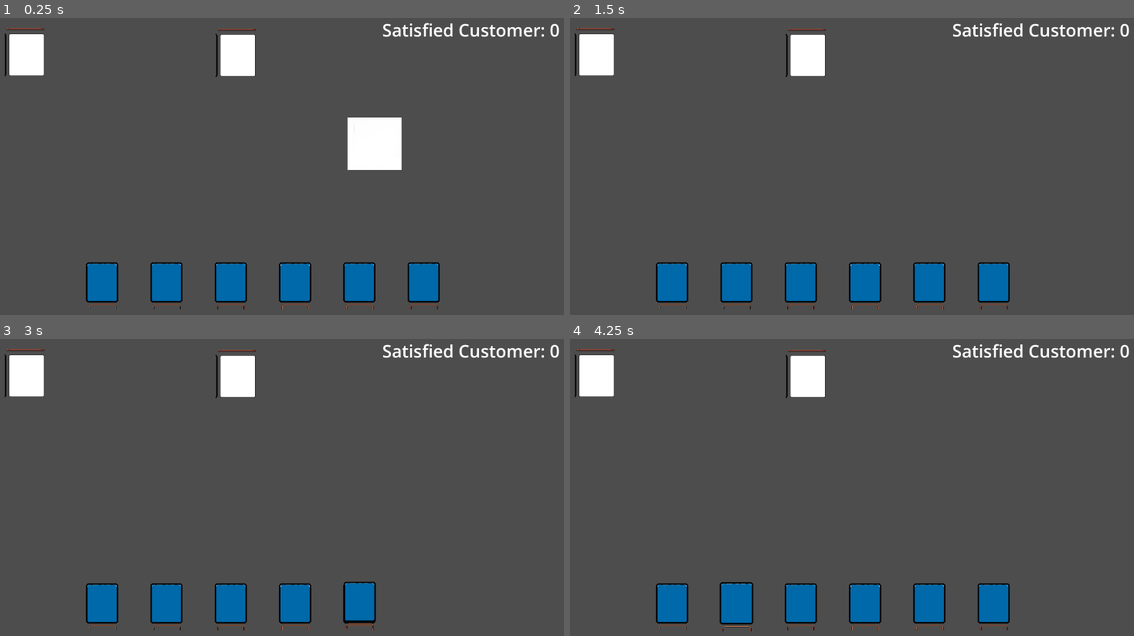
Above: before the commit, frames 1-4 (two rows, left to right).
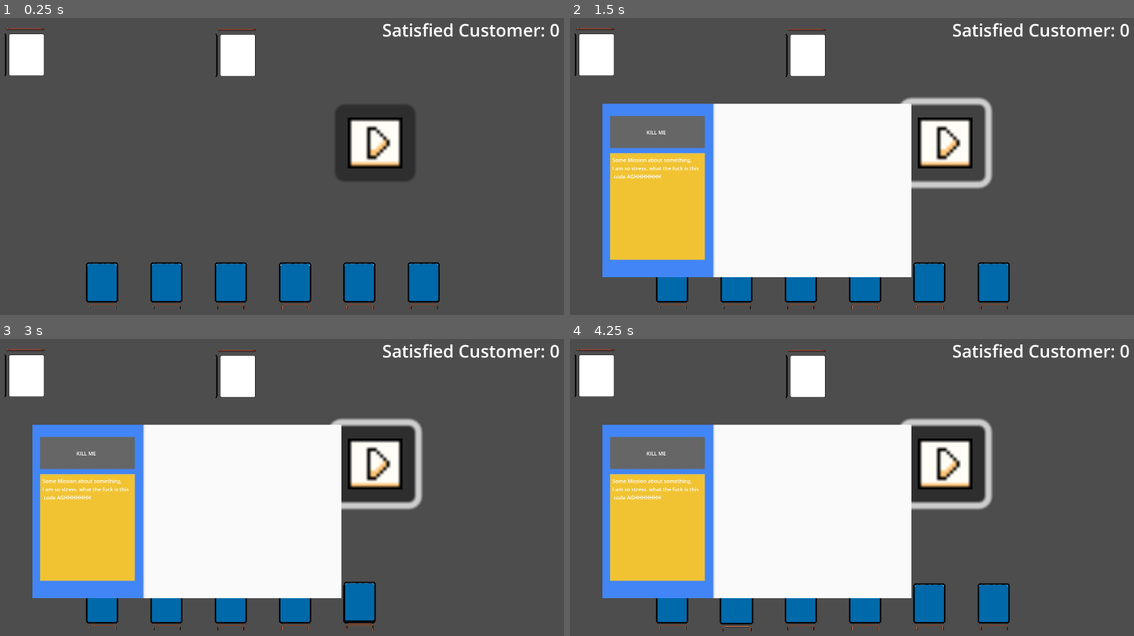
Above: after the commit, the same moments.

Repository: zewezz/1.5
Game: Godot game, scene res://scene/main.tscn
Two runs of this game, one before a commit and one after it. Both use one fixed random seed, a clock stepped at 60 frames per second and the inputs below.
Inputs (mouse positions are in pixels of both pictures, inside the frame that each line leads up to):
- Up to frame 1 (0.25 s): no input
- Up to frame 2 (1.5 s): click (947, 142) at 0.52 s; click (947, 142) at 1.27 s
- Up to frame 3 (3 s): click (377, 463) at 2.02 s; tap Enter at 2.75 s; drag from (423, 603) to (231, 603) at 2.77 s
- Up to frame 4 (4.25 s): drag from (930, 603) to (733, 603) at 3.52 s

The runs differ from the first frame. In frame 1, 2.8% of the frame differs, in the area x 59-74%, y 29-55%; in frame 2, 35%; in frame 3, 36%, in the area x 5-75%, y 26-88%; in frame 4, 36%.
Error before the commit: Invalid assignment of property or key 'inhand_pos' with value of type 'Vector2' on a base object of type 'Sprite2D'. (res://script/player_hand.gd:36)

Commit message:
BUG FIX- change area2d to button then listen to signal when pressed

Diff:
--- a/alert.gd
+++ b/alert.gd
@@ -10,13 +10,6 @@
 func _process(delta):
 	pass
 
-func change_cursor_hand():
-	self.scale = Vector2(1.05,1.05)
 
-func change_cursor_back():
-	self.scale = Vector2(1,1)
-
-func open_select_screen(viewport, event, shape_idx):
-	if event is InputEventMouseButton and event.button_index == MOUSE_BUTTON_LEFT:
-		emit_signal("open_screen")
-		print("emit COMPLETE")
+func _on_button_pressed() -> void:
+	emit_signal("open_screen")
--- a/scene/alert.tscn
+++ b/scene/alert.tscn
@@ -1,27 +1,18 @@
-[gd_scene load_steps=4 format=3 uid="uid://d0p8a8djin46q"]
+[gd_scene load_steps=3 format=3 uid="uid://d0p8a8djin46q"]
 
 [ext_resource type="Script" uid="uid://dt8s0f4etv1gt" path="res://alert.gd" id="1_ses4w"]
-[ext_resource type="Texture2D" uid="uid://bnda8omo57kd4" path="res://asset/white2x2.jpg" id="2_t22ld"]
-
-[sub_resource type="RectangleShape2D" id="RectangleShape2D_657vb"]
-size = Vector2(572, 594)
+[ext_resource type="Texture2D" uid="uid://b66yer8efn4ug" path="res://asset/UI/01_Flat_Theme/Sprites/UI_Flat_ButtonPlay01a.png" id="2_ses4w"]
 
 [node name="Alert" type="Node2D"]
 script = ExtResource("1_ses4w")
 
-[node name="Sprite2D" type="Sprite2D" parent="."]
-position = Vector2(-0.99998474, -1.5258789e-05)
-scale = Vector2(0.22635135, 0.22162162)
-texture = ExtResource("2_t22ld")
+[node name="Button" type="Button" parent="."]
+offset_left = -123.99999
+offset_top = -121.99999
+offset_right = -98.99999
+offset_bottom = -97.99999
+scale = Vector2(10, 10)
+icon = ExtResource("2_ses4w")
+icon_alignment = 1
 
-[node name="Area2D" type="Area2D" parent="Sprite2D"]
-position = Vector2(3.86087, -8.809525)
-scale = Vector2(1.2869565, 1.2585034)
-
-[node name="CollisionShape2D" type="CollisionShape2D" parent="Sprite2D/Area2D"]
-position = Vector2(0.4328003, 7.000061)
-shape = SubResource("RectangleShape2D_657vb")
-
-[connection signal="input_event" from="Sprite2D/Area2D" to="." method="open_select_screen"]
-[connection signal="mouse_entered" from="Sprite2D/Area2D" to="." method="change_cursor_hand"]
-[connection signal="mouse_exited" from="Sprite2D/Area2D" to="." method="change_cursor_back"]
+[connection signal="pressed" from="Button" to="." method="_on_button_pressed"]
--- a/scene/main.tscn
+++ b/scene/main.tscn
@@ -127,3 +127,4 @@
 position = Vector2(-603, 175)
 
 [connection signal="play_score" from="GameManager" to="missionPoint" method="play_com"]
+[connection signal="open_screen" from="Alert" to="Alert/select_screen" method="_on_alert_open_screen"]
--- a/scene/select_screen.gd
+++ b/scene/select_screen.gd
@@ -15,3 +15,8 @@
 func _on_alert_open_screen() -> void:
 	self.visible = true
 	print("signal recieve")
+
+#func _on_return_area(viewport: Node, event: InputEvent, shape_idx: int) -> void:
+	#if event is InputEventMouseButton and event.button_index == MOUSE_BUTTON_LEFT:
+		#self.visible = false
+		#print("close sreen")
--- a/scene/select_screen.tscn
+++ b/scene/select_screen.tscn
@@ -10,22 +10,29 @@
 script = ExtResource("1_yt705")
 
 [node name="TextureRect" type="TextureRect" parent="."]
-offset_left = -472.0
-offset_top = -266.0
-offset_right = 488.0
-offset_bottom = 274.0
+z_index = 4
+offset_left = -462.0
+offset_top = -299.0
+offset_right = 498.0
+offset_bottom = 241.0
 texture = ExtResource("1_7m2k7")
 
 [node name="Headline" type="Label" parent="TextureRect"]
 layout_mode = 1
 offset_left = 27.0
 offset_top = 39.0
-offset_right = 315.0
+offset_right = 309.0
 offset_bottom = 139.0
+text = "KILL ME"
+horizontal_alignment = 1
+vertical_alignment = 1
 
-[node name="description" type="Label" parent="TextureRect"]
+[node name="Headline2" type="Label" parent="TextureRect"]
 layout_mode = 0
 offset_left = 31.0
-offset_top = 165.0
-offset_right = 312.0
-offset_bottom = 476.0
+offset_top = 163.0
+offset_right = 313.0
+offset_bottom = 480.0
+text = "Some Mission about something.
+I am so stress. what the fuck is this
+ code AGHHHHHHH"
